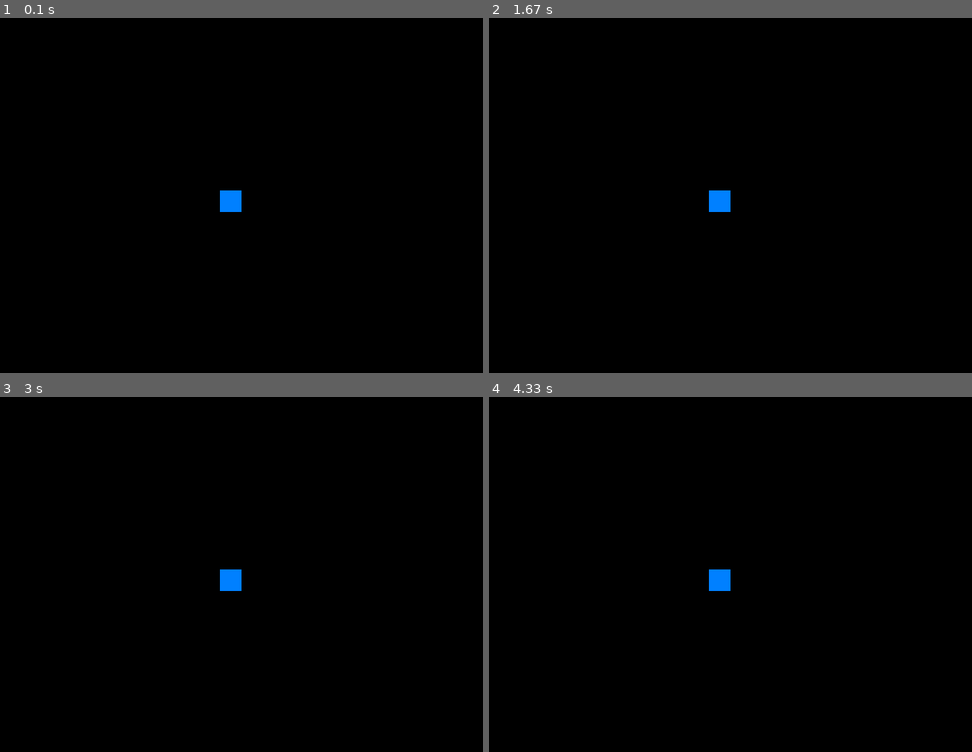
Above: before the commit, frames 1-4 (two rows, left to right).
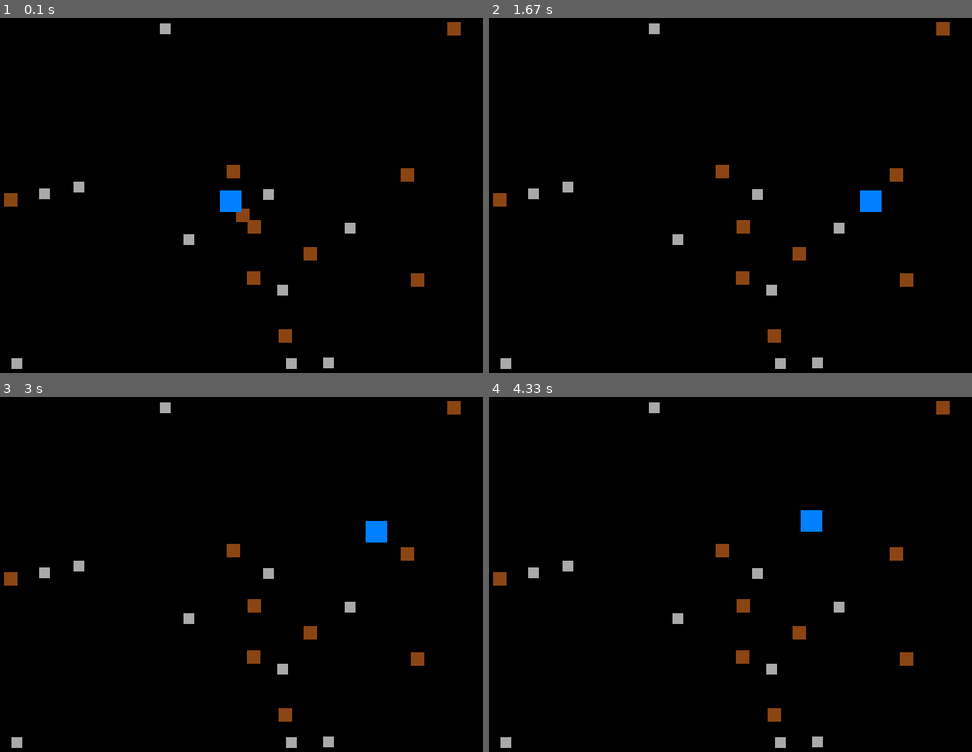
Above: after the commit, the same moments.

Repository: jacobziemba-dev/my-pygame-rpg
Game: pygame game, started from main.py
Two runs of this game, one before a commit and one after it. Both use one fixed random seed, a clock stepped at 60 frames per second and the inputs below.
Inputs:
- Up to frame 1 (0.1 s): no input
- Up to frame 2 (1.67 s): tap E at 0.33 s; hold C 0.67-1.13 s; hold Right 0.67-1.13 s; hold D 1.17-1.63 s
- Up to frame 3 (3 s): hold Up 1.67-1.97 s; tap E at 1.82 s; hold D 2-2.47 s; hold Left from 2.5 s (still down)
- Up to frame 4 (4.33 s): release Left at 3.03 s; hold S 3.07-3.37 s; tap E at 3.22 s; hold Left 3.4-3.8 s; hold W 3.83-4.2 s; hold Right from 4.23 s (still down)

The runs differ from the first frame. In frame 1, 1.7% of the frame differs, in the area x 0-96%, y 1-99%; in frame 2, 2.2%; in frame 3, 2.2%; in frame 4, 2.2%.

Commit message:
feat: implement player movement, resource collection, and crafting system with modular architecture

Diff:
--- a/main.py
+++ b/main.py
@@ -1,5 +1,6 @@
 import pygame
-from src import Player # import the Player class
+import random
+from src import Player, ResourceItem # import the Player class
 
 
 
@@ -15,6 +16,18 @@
 
 player = Player(400, 300) # create a player character at the center of the screen
 
+# Generate resources
+resources = []
+for _ in range(10):
+    rx = random.randint(50, 750)
+    ry = random.randint(50, 550)
+    resources.append(ResourceItem(rx, ry, "wood"))
+
+for _ in range(10):
+    rx = random.randint(50, 750)
+    ry = random.randint(50, 550)
+    resources.append(ResourceItem(rx, ry, "stone"))
+
 running = True # controls main loop
 
 
@@ -25,8 +38,25 @@
     for event in pygame.event.get():
         if event.type == pygame.QUIT: # handle quit
             running = False
+        elif event.type == pygame.KEYDOWN:
+            if event.key == pygame.K_e:
+                for item in resources[:]:
+                    if player.rect.colliderect(item.rect):
+                        resources.remove(item)
+                        player.inventory.add_item(item.resource_type, 1)
+                        print(f"Collected {item.resource_type}! Inventory: {player.inventory.items}")
+            elif event.key == pygame.K_c:
+                if player.inventory.craft("sword"):
+                    print(f"Success! Sword crafted. Inventory: {player.inventory.items}")
+                else:
+                    print("Failed to craft sword. Need 1 wood and 1 stone.")
 
     screen.fill((0, 0, 0)) # clear screen
+
+    player.update()
+
+    for item in resources:
+        item.draw(screen)
 
     player.draw(screen) #* draw the player character on the screen
 
--- a/src/__init__.py
+++ b/src/__init__.py
@@ -2,3 +2,5 @@
 #! You can use that __init__.py file to make your imports cleaner in your main script
 
 from .player import Player
+from .resource_item import ResourceItem
+from .inventory import Inventory
--- /dev/null
+++ b/src/inventory.py
@@ -0,0 +1,28 @@
+class Inventory:
+    def __init__(self):
+        self.items = {
+            "wood": 0,
+            "stone": 0,
+            "sword": 0
+        }
+
+    def add_item(self, item_type, amount=1):
+        if item_type in self.items:
+            self.items[item_type] += amount
+        else:
+            self.items[item_type] = amount
+
+    def remove_item(self, item_type, amount=1):
+        if item_type in self.items and self.items[item_type] >= amount:
+            self.items[item_type] -= amount
+            return True
+        return False
+
+    def craft(self, recipe_name):
+        if recipe_name == "sword":
+            if self.items.get("wood", 0) >= 1 and self.items.get("stone", 0) >= 1:
+                self.remove_item("wood", 1)
+                self.remove_item("stone", 1)
+                self.add_item("sword", 1)
+                return True
+        return False
--- a/src/player.py
+++ b/src/player.py
@@ -1,10 +1,25 @@
 import pygame
-
+from src.inventory import Inventory
 
 class Player:
     def __init__(self, x, y): #* __init__ is the constructor for the Player class
         self.rect = pygame.Rect(x, y, 32, 32)
         self.color = (0, 128, 255)
+        self.speed = 4
+        self.inventory = Inventory()
+
+    def update(self):
+        keys = pygame.key.get_pressed()
+        if keys[pygame.K_w] or keys[pygame.K_UP]:
+            self.rect.y -= self.speed
+        if keys[pygame.K_s] or keys[pygame.K_DOWN]:
+            self.rect.y += self.speed
+        if keys[pygame.K_a] or keys[pygame.K_LEFT]:
+            self.rect.x -= self.speed
+        if keys[pygame.K_d] or keys[pygame.K_RIGHT]:
+            self.rect.x += self.speed
+
+        self.rect.clamp_ip(pygame.Rect(0, 0, 800, 600))
 
     def draw(self, surface): #* draw function is used to draw the player character on the screen
         pygame.draw.rect(surface, self.color, self.rect)
--- /dev/null
+++ b/src/resource_item.py
@@ -0,0 +1,19 @@
+import pygame
+
+class ResourceItem:
+    def __init__(self, x, y, resource_type):
+        self.resource_type = resource_type
+
+        # Determine color and size based on type
+        if self.resource_type == "wood":
+            self.color = (139, 69, 19) # Brown
+            self.rect = pygame.Rect(x, y, 20, 20)
+        elif self.resource_type == "stone":
+            self.color = (169, 169, 169) # Gray
+            self.rect = pygame.Rect(x, y, 16, 16)
+        else:
+            self.color = (255, 255, 255)
+            self.rect = pygame.Rect(x, y, 20, 20)
+
+    def draw(self, surface):
+        pygame.draw.rect(surface, self.color, self.rect)
Binary file added: screenshots/`v0.1.5_movement.png
Not shown, changed: TODO.md
